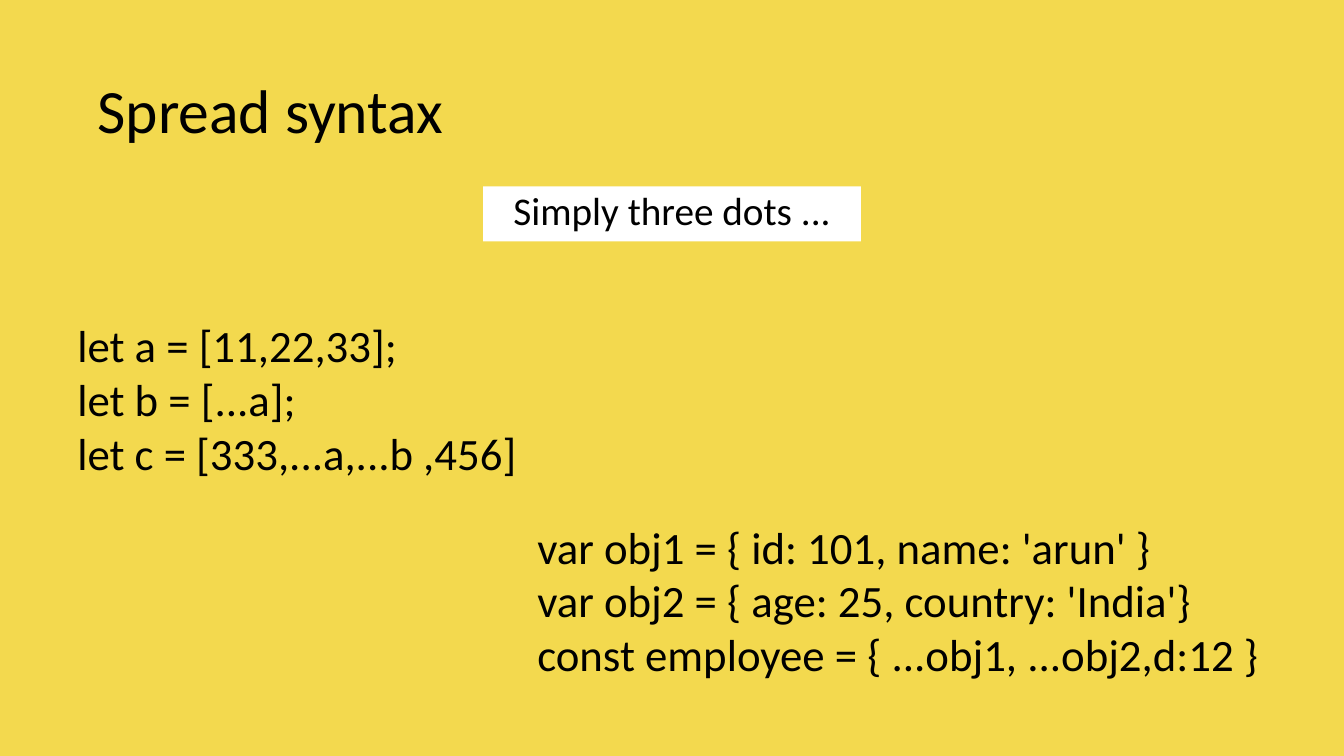
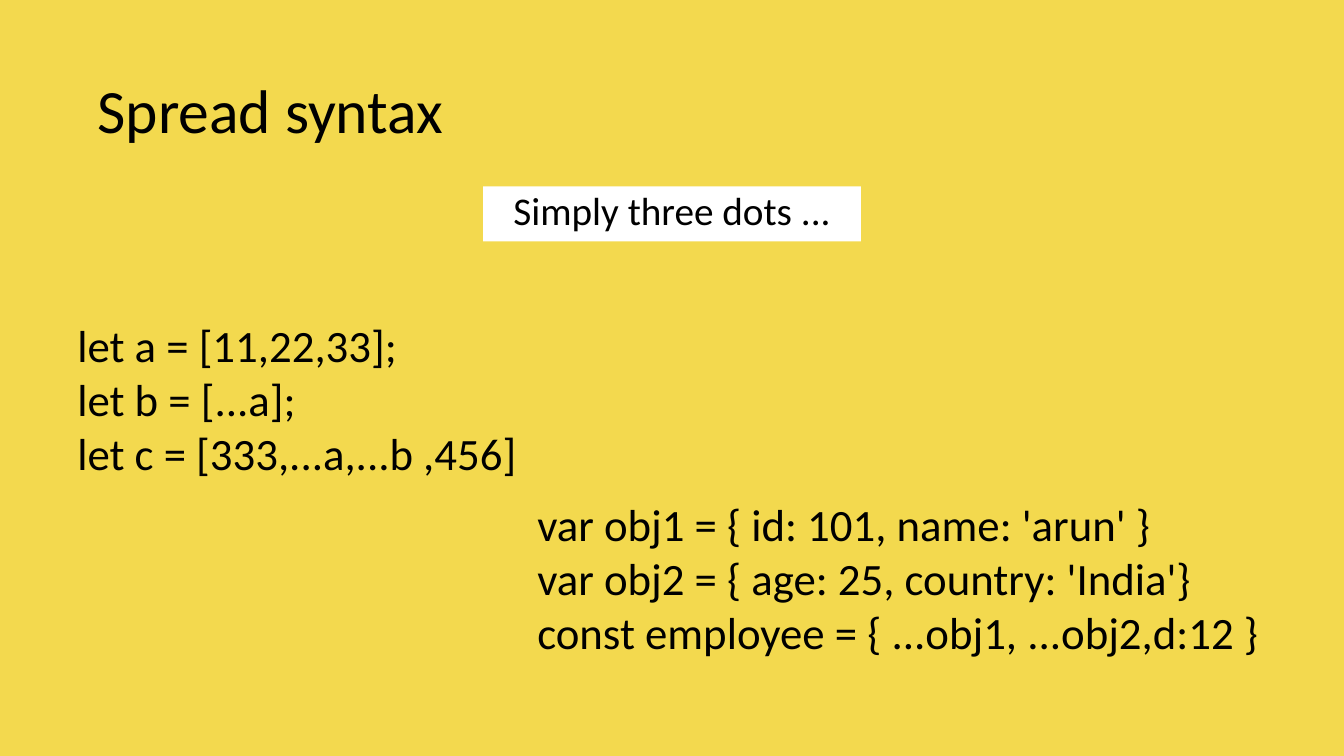
Before and after one commit to vishwanantha/javascript-101, a slide deck: slide 2 of ppt/003 - Spread Operator.pptx. Drawn at 1344x756 pixels with LibreOffice and Linux fonts; fonts in the diff are those of the drawing; background and template pictures are left out. Boxes give left, top, right and bottom in pixels: in the first picture for what was removed or moved away, otherwise in the second. Text is boxed around its words. In the diff, an @@ line names an element or a change of style, - is before the commit and + after.

```diff
--- a/ppt/003 - Spread Operator.pptx
+++ b/ppt/003 - Spread Operator.pptx
@@ text "var obj1 = { id: ...": place and size @@
-text "var obj1 = { id: ..." at box(537, 533, 1233, 679)
+text "var obj1 = { id: ..." at box(537, 510, 1233, 657)
```
Also in this commit, not shown: 3 other slides changed, 3 other files.
